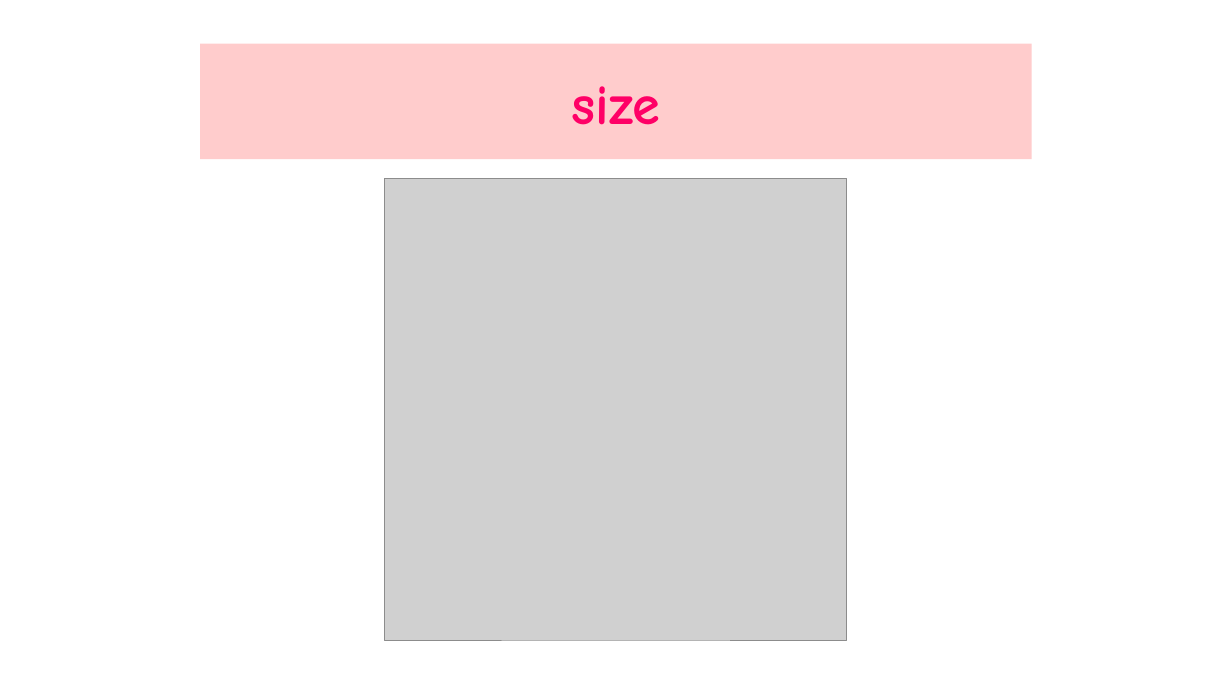
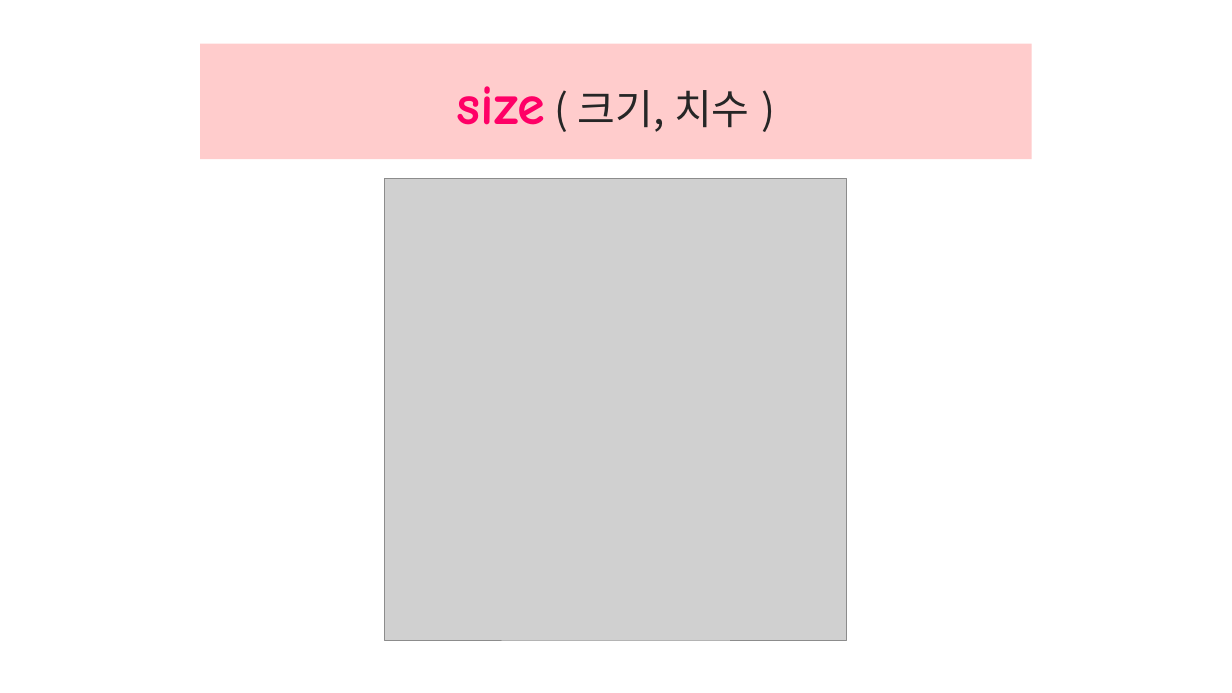
Before and after one commit to jangengineering/To-do-list, a slide deck: slide 10 of ppt/Lesson10-1_New_Words.pptx. Drawn at 1232x693 pixels with LibreOffice and Linux fonts; fonts in the diff are those of the drawing; grey boxes stand for pictures. Boxes give left, top, right and bottom in pixels: in the first picture for what was removed or moved away, otherwise in the second. Text is boxed around its words. In the diff, an @@ line names an element or a change of style, - is before the commit and + after.

```diff
--- a/ppt/Lesson10-1_New_Words.pptx
+++ b/ppt/Lesson10-1_New_Words.pptx
@@ title at [457,86,750,132]: text changed; size 44 to 32 pt; font Comic Neue to Noto Sans CJK KR; text colour #FF0066 to #262626; bold off @@
-size
+size ( 크기, 치수 )
```
Also in this commit, not shown: 17 other slides changed, 4 slides added, 3 slides removed.
